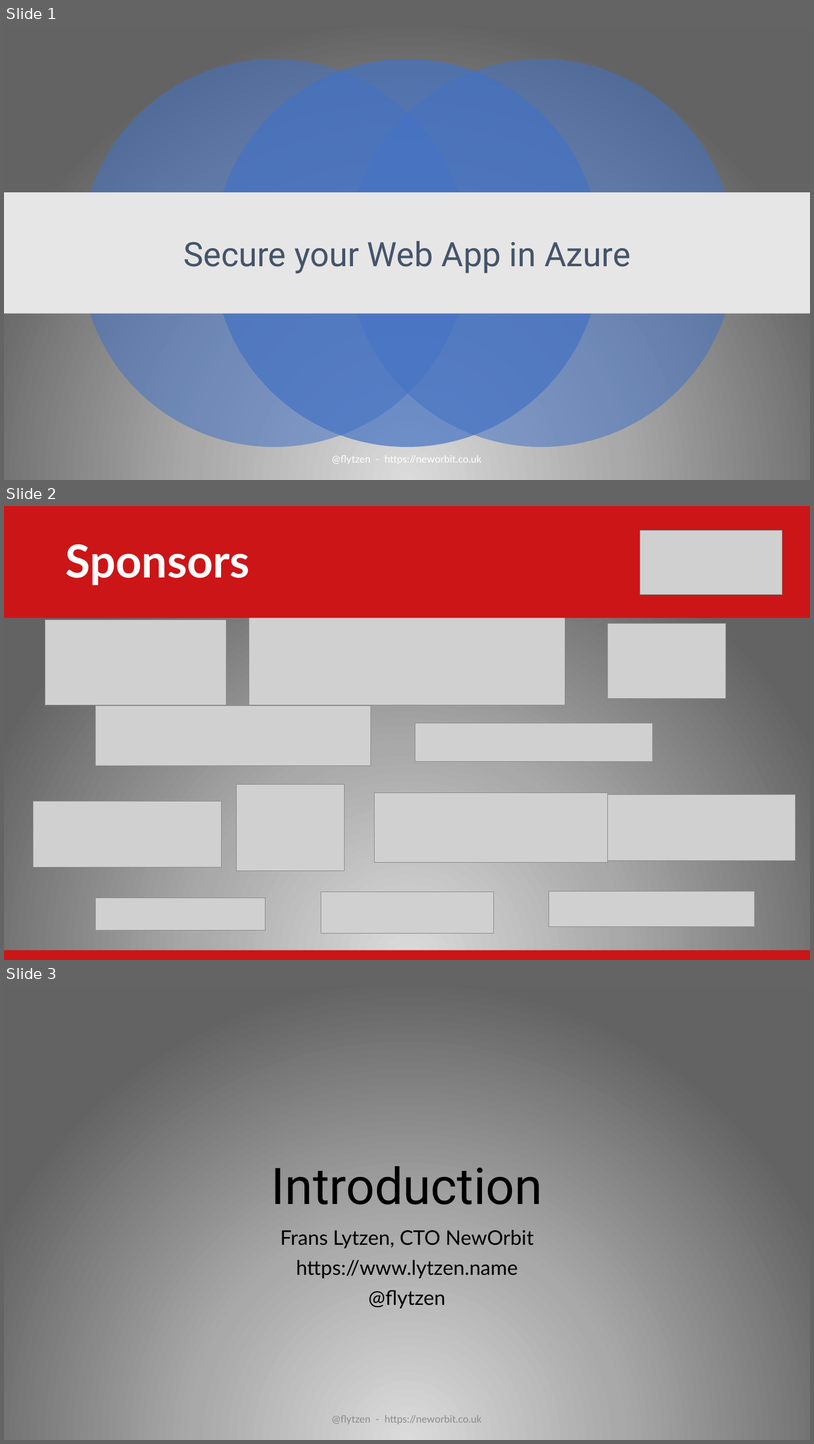
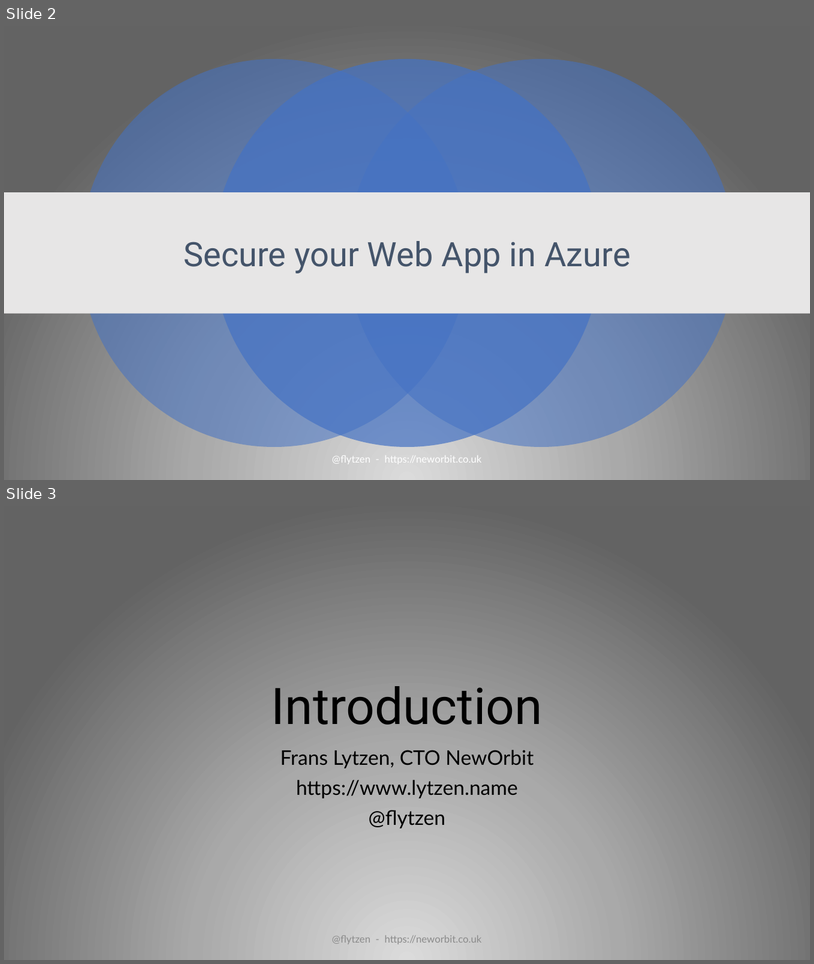
Before and after one commit to flytzen/SecurityTalk, a slide deck: Secure Your Web App Presentation.pptx. Shown one above the other, each under a label of ours: slides 1, 2 and 3 before the commit, slides 2 and 3 after it. The pictures are 814x1444 and 814x964 pixels, drawn with LibreOffice and Linux fonts; fonts in the diff are those of the drawing; grey boxes stand for pictures; background and template pictures are left out. Boxes give left, top, right and bottom in pixels: in the first picture for what was removed or moved away, otherwise in the second. Text is boxed around its words. In the diff, an @@ line names an element or a change of style, - is before the commit and + after.

Commit message:
Updated the presentation

```diff
--- a/Secure Your Web App Presentation.pptx
+++ b/Secure Your Web App Presentation.pptx
@@ slide 2 removed at bbox=[4, 506, 810, 960], background gradient #DBDBDB to #AAAAAA to #636363 @@
@@ rectangle removed at bbox=[4, 506, 810, 516] @@
@@ rectangle removed at bbox=[4, 506, 810, 618] @@
@@ picture removed at bbox=[641, 530, 783, 595] @@
@@ text removed at bbox=[65, 544, 250, 585] @@
-Sponsors
@@ picture removed at bbox=[249, 604, 566, 706] @@
@@ picture removed at bbox=[45, 620, 227, 705] @@
@@ picture removed at bbox=[608, 624, 726, 699] @@
@@ picture removed at bbox=[95, 706, 371, 766] @@
@@ picture removed at bbox=[416, 723, 654, 761] @@
@@ picture removed at bbox=[236, 784, 345, 871] @@
@@ picture removed at bbox=[375, 793, 608, 862] @@
@@ picture removed at bbox=[33, 801, 221, 867] @@
@@ picture removed at bbox=[596, 795, 796, 861] @@
@@ picture removed at bbox=[95, 898, 266, 931] @@
@@ picture removed at bbox=[321, 892, 494, 934] @@
@@ picture removed at bbox=[549, 891, 755, 927] @@
@@ rectangle removed at bbox=[4, 950, 810, 960] @@
@@ what was slide 1 is now slide 2 @@
```
Also in this commit, not shown: 1 slide added.
